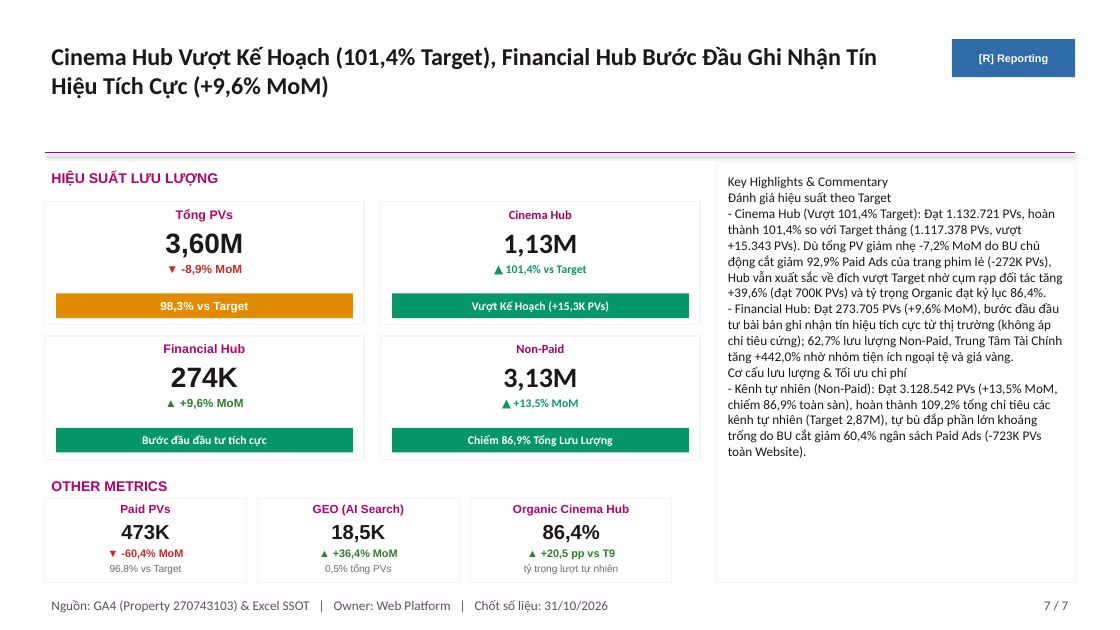
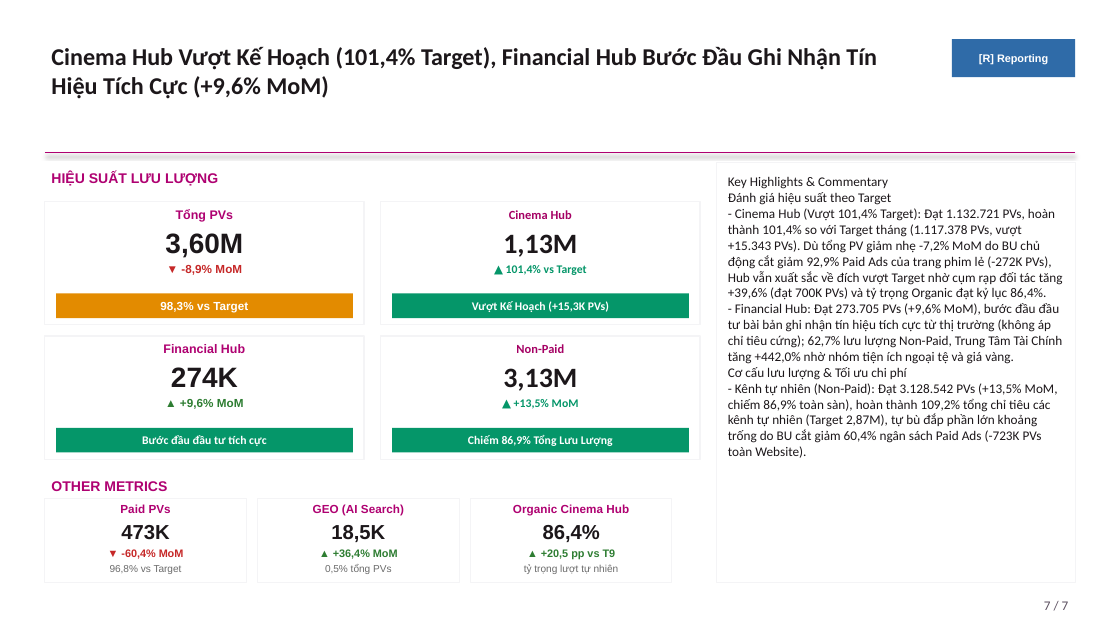
Before and after one commit to stormhoang/hienho-knowledgebase, a slide deck: slide 7 of 07_REPORTS/docs/presentations/Web_Platform_Thang_10_2026_Pyramid.pptx. Drawn at 1120x630 pixels with LibreOffice and Linux fonts; fonts in the diff are those of the drawing. Boxes give left, top, right and bottom in pixels: in the first picture for what was removed or moved away, otherwise in the second. Text is boxed around its words. In the diff, an @@ line names an element or a change of style, - is before the commit and + after.

```diff
--- a/07_REPORTS/docs/presentations/Web_Platform_Thang_10_2026_Pyramid.pptx
+++ b/07_REPORTS/docs/presentations/Web_Platform_Thang_10_2026_Pyramid.pptx
@@ text removed at bbox=[51, 600, 608, 612] @@
-Nguồn: GA4 (Property 270743103) & Excel SSOT | Owner: Web Platform | Chốt số liệu: 31/10/2026
```
Also in this commit, not shown: 6 other slides changed, 1 other file.
